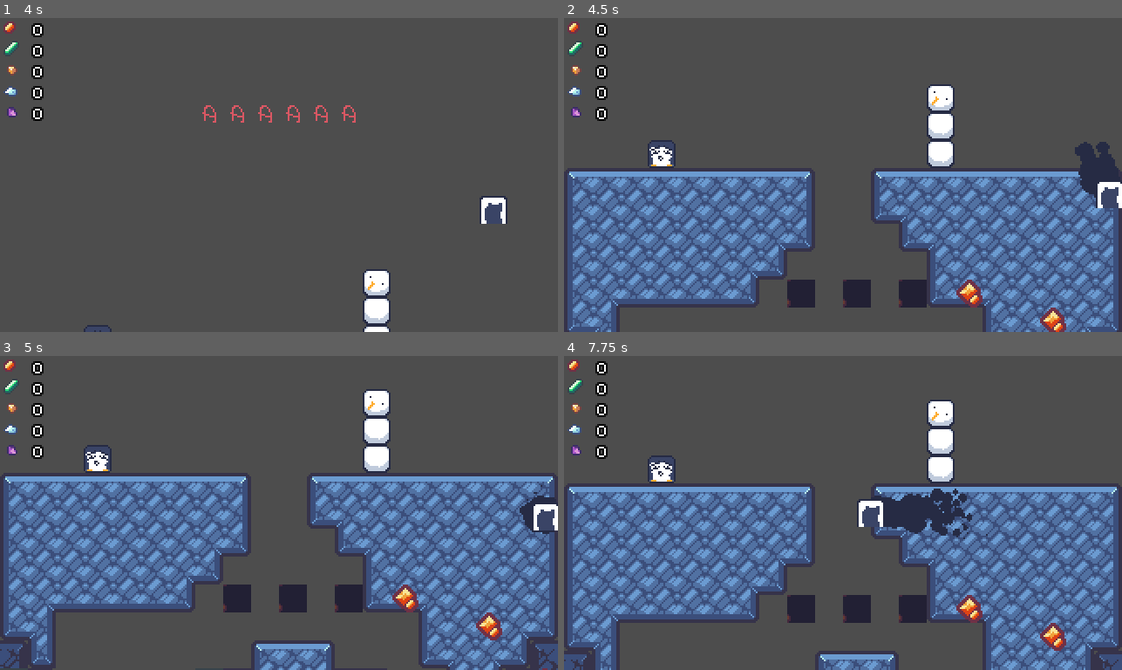
Above: before the commit, frames 1-4 (two rows, left to right).
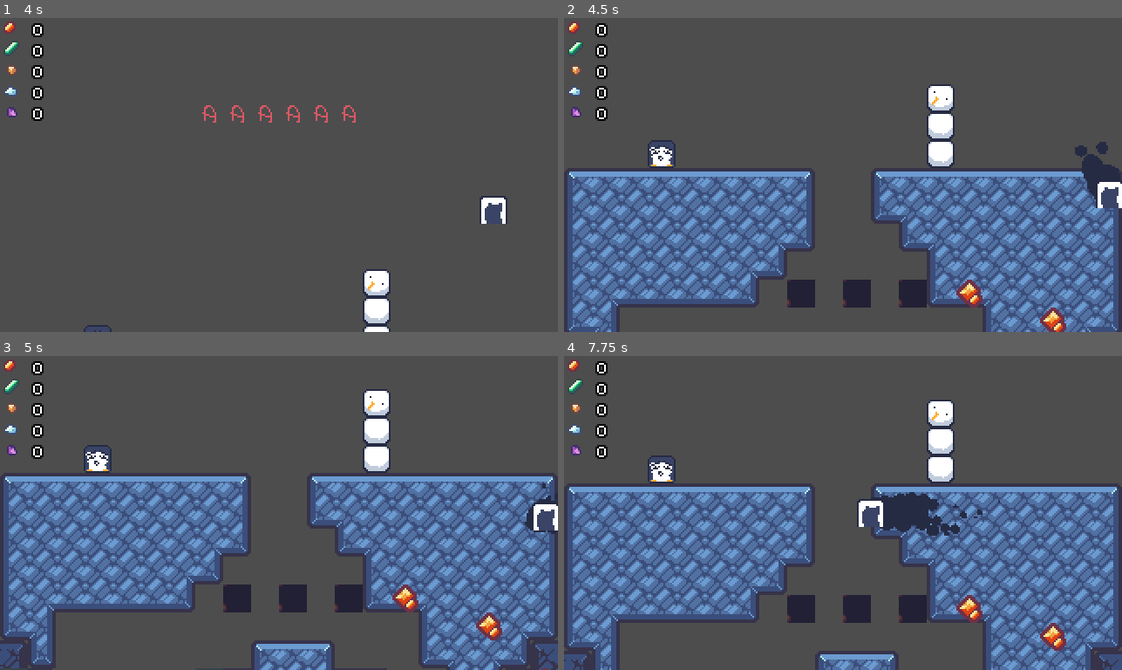
Above: after the commit, the same moments.

Repository: Ninesliced/ludumdare-57
Game: Godot game, scene res://scenes/main.tscn
Two runs of this game, one before a commit and one after it. Both use one fixed random seed, a clock stepped at 60 frames per second and the inputs below. The engine's default icon, where the game draws it, is replaced by a stand-in: a white triangle on a blue panel in a dark square.
Inputs (mouse positions are in pixels of both pictures, inside the frame that each line leads up to):
- Up to frame 1 (4 s): move the mouse to (401, 159) at 0.52 s; hold D (right) 0.53-1.25 s; tap Space (jump) at 0.6, 0.77, 1.07, 2.3, 3.77, 3.8 s; click (401, 159) at 0.67 s; drag from (167, 190) to (491, 331) at 1.27 s; tap Enter at 2 s; move the mouse to (334, 105) at 2.02 s; press the mouse at (334, 105) at 2.03 s; hold A (left) 2.03-2.75 s; release the mouse at (334, 105) at 2.75 s; drag from (251, 237) to (122, 328) at 2.77 s; tap R (restart) at 3.5 s; move the mouse to (446, 222) at 3.52 s; hold D (right) from 3.53 s (still down); hold J (burrow) from 3.53 s (still down)
- Up to frame 2 (4.5 s): tap Space (jump) at 4.07 s; release D (right) at 4.25 s; release J (burrow) at 4.25 s; drag from (675, 127) to (1094, 234) at 4.27 s
- Up to frame 3 (5 s): no input
- Up to frame 4 (7.75 s): move the mouse to (870, 513) at 5.02 s; hold D (right) 5.03-5.75 s; tap Space (jump) at 5.1, 6.77, 6.8, 7.07 s; click (870, 513) at 5.17 s; drag from (759, 434) to (731, 528) at 5.77 s; move the mouse to (965, 497) at 6.52 s; press the mouse at (965, 497) at 6.53 s; hold A (left) 6.53-7.25 s; release the mouse at (965, 497) at 7.25 s; drag from (731, 528) to (1055, 638) at 7.27 s

Frame 1 is identical in both runs. In frame 2, 0.2% of the frame differs, in the area x 92-100%, y 39-58%; in frame 3, 0.1%; in frame 4, 0.8%, in the area x 55-79%, y 42-59%.

Commit message:
inventory merged, when jumping before exiting, it jump

Diff:
--- a/global.gd
+++ b/global.gd
@@ -4,6 +4,7 @@
 var paused: bool = false
 
 var menu_manager: MenuManager
+var inventory: Inventory = Inventory.new()
 
 var minerals_icon = {
 	Inventory.Minerals.RUBY: preload("res://assets/images/particle/ruby.png"),
--- a/scenes/entities/player/player.gd
+++ b/scenes/entities/player/player.gd
@@ -2,7 +2,7 @@
 class_name Player
 
 @onready var grounded_detector: GroundedDetector = %GroundedDetector
-@export var inventory: Inventory = null
+var inventory: Inventory = Global.inventory
 
 var jump_requested: bool = false
 var coyote_timer: Timer = null
--- a/scenes/entities/player/player.tscn
+++ b/scenes/entities/player/player.tscn
@@ -58,7 +58,7 @@
 [node name="BurrowParticle" type="CPUParticles2D" parent="StateMachine/Burrowed"]
 unique_name_in_owner = true
 emitting = false
-amount = 64
+amount = 32
 texture = ExtResource("5_ovg4i")
 lifetime = 0.5
 direction = Vector2(0, 0)
--- a/scenes/entities/player/states/borrowed.gd
+++ b/scenes/entities/player/states/borrowed.gd
@@ -1,6 +1,6 @@
 extends State
 
-@export var exit_force: float = 1.3
+@export var exit_force: float = 1.4
 
 @export var playerBurrowedComponent: PlayerBurrowedComponent = null
 @export var collisionShape: CollisionShape2D = null
@@ -27,7 +27,8 @@
 func physic_process(delta: float) -> void:
 	playerBurrowedComponent.physics_process(delta)
 	if (not groundedDetector.is_grounded()):
-		entity.velocity *= exit_force
+		if entity.request_jump:
+			entity.velocity *= exit_force
 		emit_signal("state_finished", self, "grounded")
 		return
 	pass
--- /dev/null
+++ b/scenes/main.gd
@@ -0,0 +1,4 @@
+extends Node2D
+
+func _ready():
+	pass
--- a/scenes/main.tscn
+++ b/scenes/main.tscn
@@ -1,11 +1,13 @@
-[gd_scene load_steps=5 format=3 uid="uid://kybu6dqvpe2k"]
+[gd_scene load_steps=6 format=3 uid="uid://kybu6dqvpe2k"]
 
 [ext_resource type="PackedScene" uid="uid://cxld2nuk7e0iq" path="res://scenes/ui/in_game/in_game_ui.tscn" id="1_jyhfs"]
 [ext_resource type="PackedScene" uid="uid://lcxbby8vf4wh" path="res://scenes/map/map_loader.tscn" id="1_o5qli"]
+[ext_resource type="Script" uid="uid://jgn38p2lx1rm" path="res://scenes/main.gd" id="1_tbgi4"]
 [ext_resource type="PackedScene" uid="uid://tagu2jmfaknx" path="res://scenes/entities/player/player.tscn" id="2_0wfyh"]
 [ext_resource type="Resource" uid="uid://cx8ev761d6518" path="res://scenes/inventory/inventory.tres" id="3_sugp2"]
 
 [node name="Main" type="Node2D"]
+script = ExtResource("1_tbgi4")
 
 [node name="InGameUI" parent="." instance=ExtResource("1_jyhfs")]
 
Not shown, added: scenes/main.gd.uid
